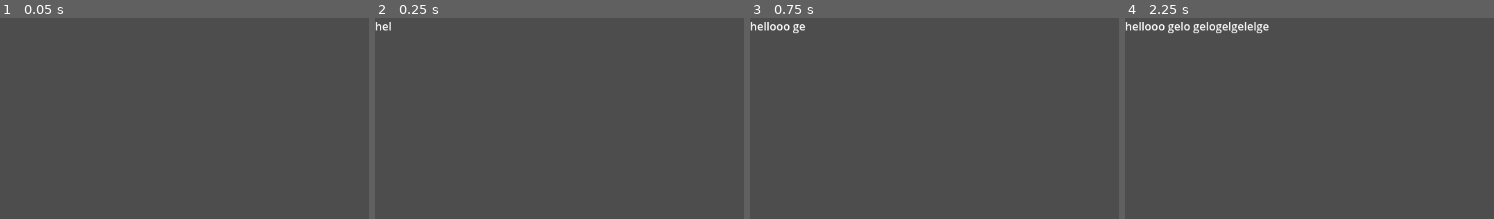
Above: before the commit, frames 1-4 (left to right).
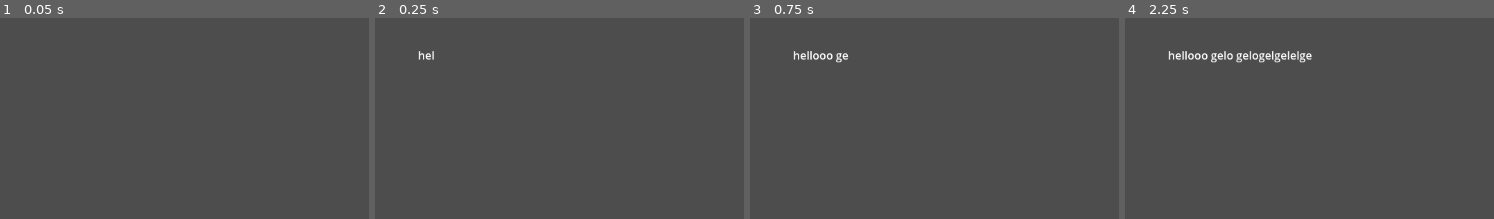
Above: after the commit, the same moments.

Repository: TOT00O/sevenn
Game: Godot game, scene res://backstory.tscn
Two runs of this game, one before a commit and one after it. Both use one fixed random seed, a clock stepped at 60 frames per second and the inputs below. This scene is started directly instead of the project's main scene. The engine's default icon, where the game draws it, is replaced by a stand-in: a white triangle on a blue panel in a dark square.
Inputs:
- Up to frame 1 (0.05 s): no input
- Up to frame 2 (0.25 s): no input
- Up to frame 3 (0.75 s): hold D (move_right) from 0.53 s (still down)
- Up to frame 4 (2.25 s): release D (move_right) at 1.28 s; hold S (move_down) 1.28-2.03 s; hold D (move_right) from 2.03 s (still down)
The pictures show only the part of the screen within x 0-50%, y 0-50%; the shares and areas given below are measured in that part.

Frame 1 is identical in both runs. In frame 2, 0.2% of the frame differs, in the area x 0-16%, y 1-21%; in frame 3, 0.7%; in frame 4, 2.1%, in the area x 0-51%, y 1-23%.

Commit message:
added jelly pictures
tried animating...

Diff:
--- a/backstory.tscn
+++ b/backstory.tscn
@@ -7,8 +7,10 @@
 script = ExtResource("1_yhmmr")
 
 [node name="RichTextLabel" type="RichTextLabel" parent="."]
-offset_right = 888.0
-offset_bottom = 391.0
+offset_left = 62.0
+offset_top = 42.0
+offset_right = 950.0
+offset_bottom = 433.0
 text = "hellooo gelo gelogelgelelge"
 visible_characters = 0
 visible_ratio = 0.0
--- /dev/null
+++ b/enemy.tscn
@@ -0,0 +1,22 @@
+[gd_scene load_steps=4 format=3 uid="uid://dmdpkg6wravbi"]
+
+[ext_resource type="Script" path="res://scripts/enemy.gd" id="1_ibxhv"]
+
+[sub_resource type="Animation" id="Animation_nb8b6"]
+resource_name = "jellyouch"
+
+[sub_resource type="AnimationLibrary" id="AnimationLibrary_0adjb"]
+_data = {
+"jellyouch": SubResource("Animation_nb8b6")
+}
+
+[node name="Node2D" type="Node2D"]
+script = ExtResource("1_ibxhv")
+
+[node name="CharacterBody2D" type="CharacterBody2D" parent="."]
+
+[node name="AnimationPlayer" type="AnimationPlayer" parent="."]
+root_node = NodePath("../CharacterBody2D")
+libraries = {
+"": SubResource("AnimationLibrary_0adjb")
+}
--- /dev/null
+++ b/scripts/enemy.gd
@@ -0,0 +1,11 @@
+extends Node2D
+
+
+# Called when the node enters the scene tree for the first time.
+func _ready():
+	pass # Replace with function body.
+
+
+# Called every frame. 'delta' is the elapsed time since the previous frame.
+func _process(delta):
+	pass
Binary file added: assets/jellifnadj.png
Not shown, added: assets/jellifnadj.png.import
Binary file added: assets/jelly.png
Not shown, added: assets/jelly.png.import
Binary file added: assets/jellyani.png
Not shown, added: assets/jellyani.png.import
Binary file added: assets/jellybounce.png
Not shown, added: assets/jellybounce.png.import
Binary file added: assets/jellydead.png
Not shown, added: assets/jellydead.png.import
Binary file added: assets/jellydizzy.png
Not shown, added: assets/jellydizzy.png.import
(and 2 more such lines)
